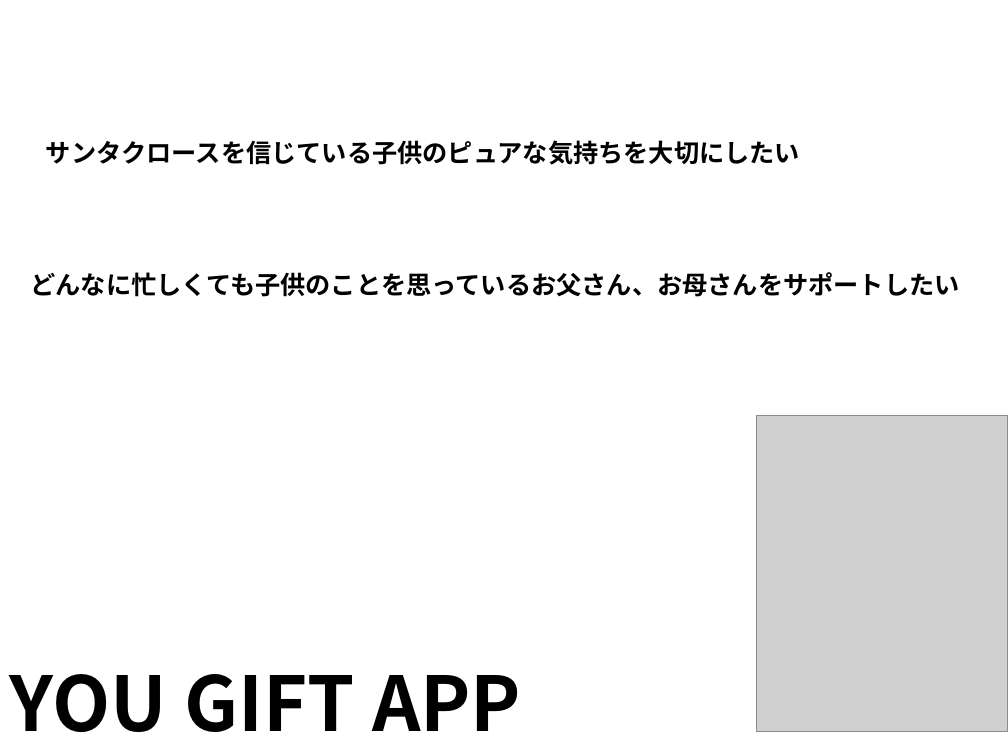
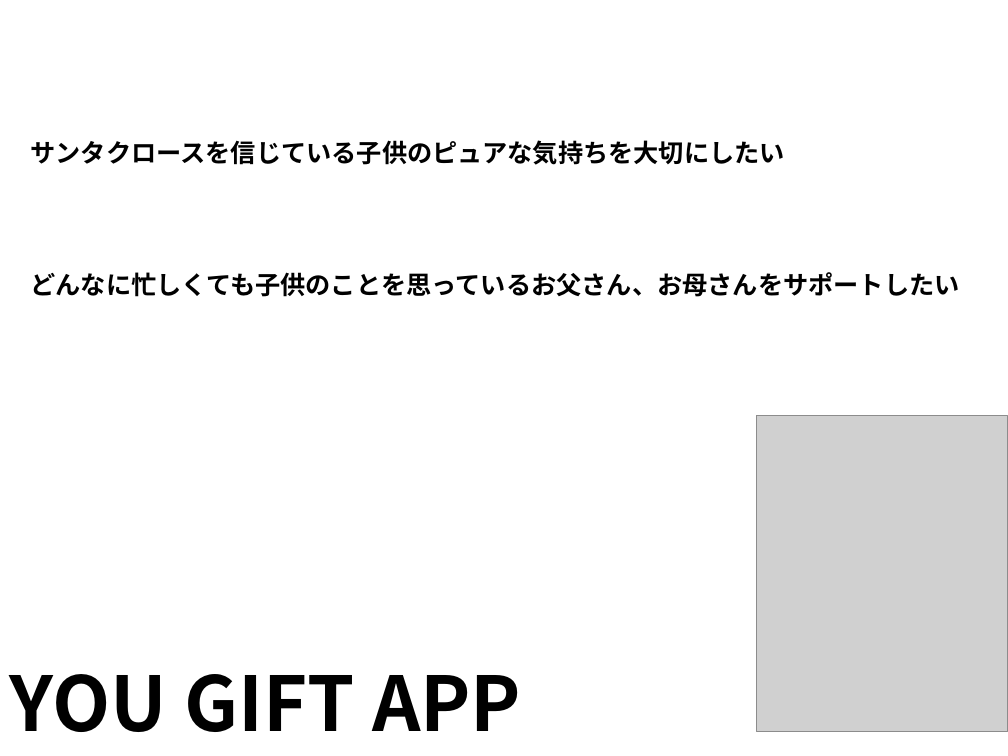
Before and after one commit to nvquocbao/LOC, a slide deck: slide 1 of 02_Requirement/Hackathon20161211.pptx. Drawn at 1008x756 pixels with LibreOffice and Linux fonts; fonts in the diff are those of the drawing; grey boxes stand for pictures. Boxes give left, top, right and bottom in pixels: in the first picture for what was removed or moved away, otherwise in the second. Text is boxed around its words. In the diff, an @@ line names an element or a change of style, - is before the commit and + after.

```diff
--- a/02_Requirement/Hackathon20161211.pptx
+++ b/02_Requirement/Hackathon20161211.pptx
@@ text "サンタクロースを信じている子供のピュアな気持ちを大切にしたい": place and size @@
-text "サンタクロースを信じている子供のピュアな気持ちを大切にしたい" at <box>46,140,800,165</box>
+text "サンタクロースを信じている子供のピュアな気持ちを大切にしたい" at <box>31,140,785,165</box>
```
Also in this commit, not shown: 2 other slides changed.
